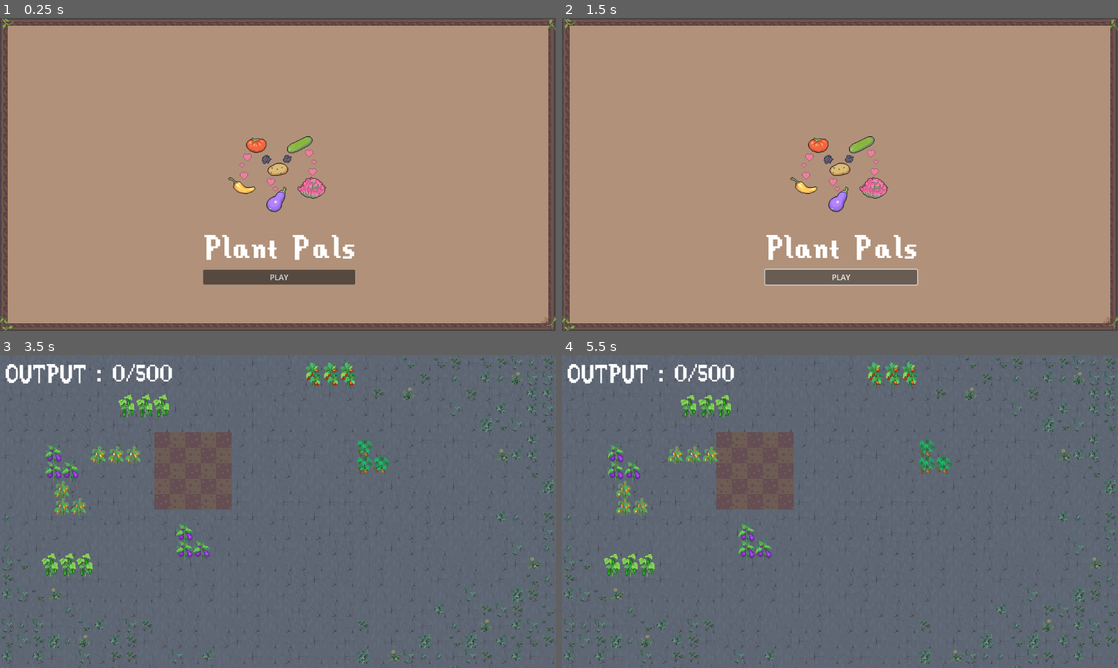
Above: before the commit, frames 1-4 (two rows, left to right).
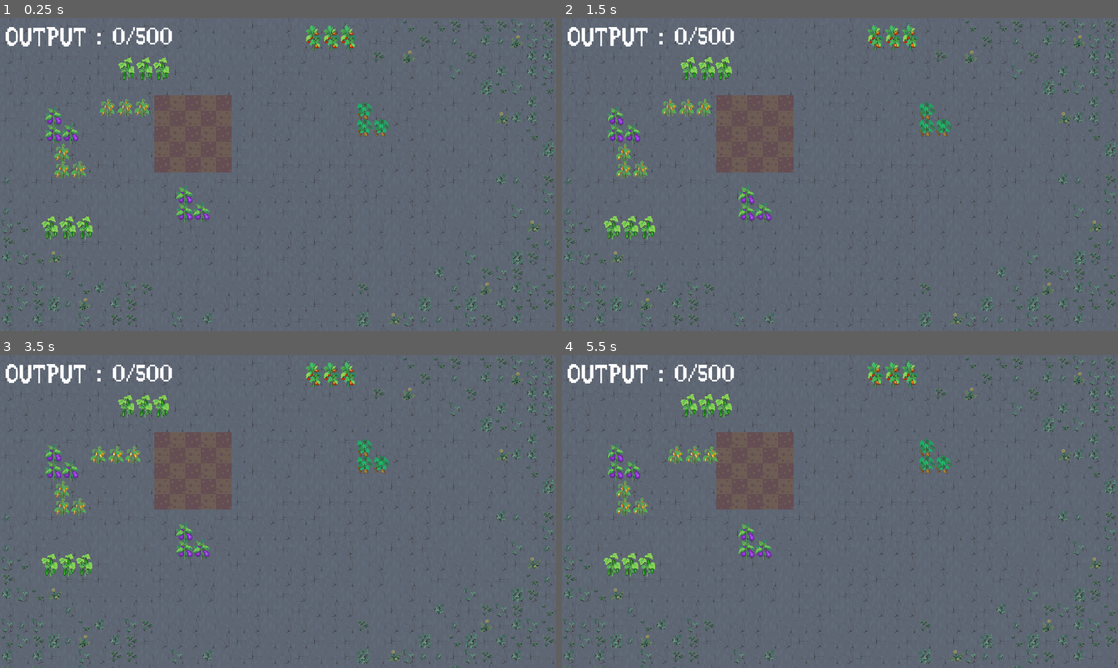
Above: after the commit, the same moments.

Repository: Ihmayor/Growup_GameJam_2025
Game: Godot game, scene res://main_garden.tscn
Same seed, same stepped clock (60 frames per second), same inputs: the game is played once before the commit and once after it. Before the commit the project starts from res://scenes/start_scene.tscn. Sound files missing from this copy of the repository are replaced by a short silence.
Inputs (mouse positions are in pixels of both pictures, inside the frame that each line leads up to):
- Up to frame 1 (0.25 s): no input
- Up to frame 2 (1.5 s): click (840, 277) at 0.5 s, where only the run before the commit has a clickable "PLAY"; click (840, 277) at 1.25 s, where only the run before the commit has a clickable "PLAY"
- Up to frame 3 (3.5 s): move the mouse to (400, 495) at 2.02 s; hold E (rotate_right) 2.03-2.78 s; hold Right mouse button (Shovel) 2.03-2.78 s; move the mouse to (122, 445) at 2.77 s; hold Q (rotate_left) from 2.78 s (still down); click (122, 445) at 2.85 s
- Up to frame 4 (5.5 s): move the mouse to (678, 455) at 3.52 s; release Q (rotate_left) at 3.53 s; hold J (test_calculate) 3.53-4.28 s; hold E (rotate_right) 3.53-5.03 s; move the mouse to (662, 455) at 4.27 s; right-click (662, 455) at 4.35 s; move the mouse to (695, 455) at 5.02 s; press the mouse at (695, 455) at 5.03 s; hold Q (rotate_left) from 5.03 s (still down)

The runs differ from the first frame. In frame 1, 100% of the frame differs, in the area x 0-100%, y 0-100%; in frame 2, 100%; in frame 3, 0.3%; in frame 4, 0.3%.

Commit message:
Fixed issue with unplanting not showing up properly. Added slot collisions to another layer entirely

Diff:
--- a/grow_up_game_jam_2025/project.godot
+++ b/grow_up_game_jam_2025/project.godot
@@ -11,13 +11,12 @@
 [application]
 
 config/name="grow_up_game_jam_2025"
-run/main_scene="uid://c3kxwube2sd38"
+run/main_scene="uid://crcpgigdfgcgt"
 config/features=PackedStringArray("4.4", "GL Compatibility")
 config/icon="res://icon.svg"
 
 [display]
 
-window/size/mode=4
 window/size/resizable=false
 window/stretch/mode="canvas_items"
 window/stretch/aspect="expand"
--- a/grow_up_game_jam_2025/scenes/Flower.tscn
+++ b/grow_up_game_jam_2025/scenes/Flower.tscn
@@ -24,9 +24,9 @@
 texture = ExtResource("2_pk8at")
 stretch_mode = 2
 
-[node name="Area2D" type="Area2D" parent="."]
+[node name="FlowerArea" type="Area2D" parent="."]
 
-[node name="CollisionShape2D" type="CollisionShape2D" parent="Area2D"]
+[node name="CollisionShape2D" type="CollisionShape2D" parent="FlowerArea"]
 position = Vector2(-1, -2)
 shape = SubResource("RectangleShape2D_sae6b")
 
@@ -40,6 +40,6 @@
 frame_progress = 0.535354
 
 [connection signal="timeout" from="Timer" to="." method="_on_timer_timeout"]
-[connection signal="area_entered" from="Area2D" to="." method="_on_area_2d_area_entered"]
-[connection signal="mouse_entered" from="Area2D" to="." method="_on_area_2d_mouse_entered"]
-[connection signal="mouse_exited" from="Area2D" to="." method="_on_area_2d_mouse_exited"]
+[connection signal="area_entered" from="FlowerArea" to="." method="_on_area_2d_area_entered"]
+[connection signal="mouse_entered" from="FlowerArea" to="." method="_on_area_2d_mouse_entered"]
+[connection signal="mouse_exited" from="FlowerArea" to="." method="_on_area_2d_mouse_exited"]
--- a/grow_up_game_jam_2025/scenes/GardenUI.tscn
+++ b/grow_up_game_jam_2025/scenes/GardenUI.tscn
@@ -46,10 +46,11 @@
 [node name="GridContainer" type="GridContainer" parent="."]
 unique_name_in_owner = true
 layout_mode = 1
-offset_left = 525.0
-offset_top = 197.0
-offset_right = 525.0
-offset_bottom = 197.0
+anchors_preset = 15
+anchor_right = 1.0
+anchor_bottom = 1.0
+grow_horizontal = 2
+grow_vertical = 2
 size_flags_horizontal = 4
 size_flags_vertical = 6
 theme = ExtResource("2_bwvbm")
--- a/grow_up_game_jam_2025/scenes/Plant.tscn
+++ b/grow_up_game_jam_2025/scenes/Plant.tscn
@@ -10,13 +10,14 @@
 
 [sub_resource type="RectangleShape2D" id="RectangleShape2D_p2drj"]
 
-[node name="TextureRect2" type="Node2D" groups=["Plants"]]
+[node name="Plant" type="Node2D" groups=["Plants"]]
 script = ExtResource("1_hjoi0")
 plant_data = ExtResource("2_0app1")
 
 [node name="Area2D" type="Area2D" parent="."]
 unique_name_in_owner = true
 position = Vector2(-16, -12)
+collision_layer = 3
 
 [node name="CollisionShape2D" type="CollisionShape2D" parent="Area2D"]
 position = Vector2(16, 10.5)
--- a/grow_up_game_jam_2025/scenes/garden_grid.gd
+++ b/grow_up_game_jam_2025/scenes/garden_grid.gd
@@ -56,26 +56,11 @@
 		for j in grid_width:
 			var slot_instance:Slot = slot_scene.instantiate()
 			slot_instance.index = Vector2(j, i);
-
-			#if (i==2 && j ==2):
-				#slot_instance.add_plant_here(test)
-			#
-			#if (i==2 && j ==3):
-				#slot_instance.add_plant_here(test2)
-			#
-			#
-			#if (i==0 && j == 3):
-				#slot_instance.add_plant_here(test)
-
-
 			if alt:
 				slot_instance.soil_unplanted = light_soil
 				slot_instance.soil_planted = light_planted_soil
 			else:
 				slot_instance.soil_unplanted = dark_soil
 				slot_instance.soil_planted = dark_planted_soil
-			print (slot_instance.name)
 			%GridContainer.add_child(slot_instance)
 			alt = !alt
-func create_slot():
-	pass
--- a/grow_up_game_jam_2025/scripts/resources/Placement/Plant.gd
+++ b/grow_up_game_jam_2025/scripts/resources/Placement/Plant.gd
@@ -1,4 +1,4 @@
-extends Node2D
+class_name PlantScript extends Node2D
 @export var text : Texture2D
 @export var anim_name : String
 @onready var timer = $Timer
--- a/grow_up_game_jam_2025/scripts/tromino/CurveTromino.tscn
+++ b/grow_up_game_jam_2025/scripts/tromino/CurveTromino.tscn
@@ -10,6 +10,9 @@
 size = Vector2(28, 14)
 
 [node name="TextureRect2" instance=ExtResource("1_baqx0")]
+
+[node name="Area2D" parent="." index="0"]
+collision_layer = 3
 
 [node name="CollisionShape2D" parent="Area2D" index="0"]
 position = Vector2(13.5, -7.5)
--- a/grow_up_game_jam_2025/scripts/tromino/LineTromino.tscn
+++ b/grow_up_game_jam_2025/scripts/tromino/LineTromino.tscn
@@ -8,6 +8,9 @@
 
 [node name="TextureRect2" instance=ExtResource("1_n7a2i")]
 
+[node name="Area2D" parent="." index="0"]
+collision_layer = 3
+
 [node name="CollisionShape2D" parent="Area2D" index="0"]
 position = Vector2(15, 10.5)
 shape = SubResource("RectangleShape2D_ro8ds")
--- a/grow_up_game_jam_2025/slot.gd
+++ b/grow_up_game_jam_2025/slot.gd
@@ -22,23 +22,18 @@
 	if (mouse_exited.get_connections().size() == 0):
 		mouse_exited.connect(_mouse_exited)
 
-	area.area_entered.connect(_on_area_entered)
-	area.area_exited.connect(_on_area_exited)
 	$SoilTexture.texture = soil_unplanted
 
 
-func _on_area_entered(entered_entity: Area2D):
-	if (entered_entity.get_parent() is DraggablePlant):
-		planted_plant = entered_entity.get_parent().plant_data
-		add_plant_here(planted_plant)
-
-func _on_area_exited(entered_entity: Area2D):
-	if (entered_entity.get_parent() is DraggablePlant):
-		planted_plant = null
-		$PlantTexture.texture = null
+func _physics_process(delta: float):
+	var collisions = %SlotArea.get_overlapping_areas()
+	var found_plant:bool = false
+	for collision in collisions:
+		if collision.get_parent() is DraggablePlant:
+			found_plant = true
+			$SoilTexture.texture = soil_planted
+	if !found_plant:
 		$SoilTexture.texture = soil_unplanted
-	#(entered_entity.get_parent() is DraggablePlant)
-	pass
 
 func _mouse_entered():
 	$Outline.visible = true
--- a/grow_up_game_jam_2025/slot.tscn
+++ b/grow_up_game_jam_2025/slot.tscn
@@ -81,7 +81,8 @@
 
 [node name="SlotArea" type="Area2D" parent="."]
 unique_name_in_owner = true
-visible = false
+collision_layer = 3
+collision_mask = 2
 
 [node name="CollisionShape2D" type="CollisionShape2D" parent="SlotArea"]
 position = Vector2(16, 16)
Not shown: 1 places in grow_up_game_jam_2025/I piece.tscn that only renumber resources
Not shown: 1 places in grow_up_game_jam_2025/J piece.tscn that only renumber resources
Not shown: 1 places in grow_up_game_jam_2025/L piece.tscn that only renumber resources
Not shown: 1 places in grow_up_game_jam_2025/O piece.tscn that only renumber resources
Not shown: 1 places in grow_up_game_jam_2025/main_garden.tscn that only renumber resources
Not shown: 1 places in grow_up_game_jam_2025/scenes/GardenUI.tscn that only renumber resources
